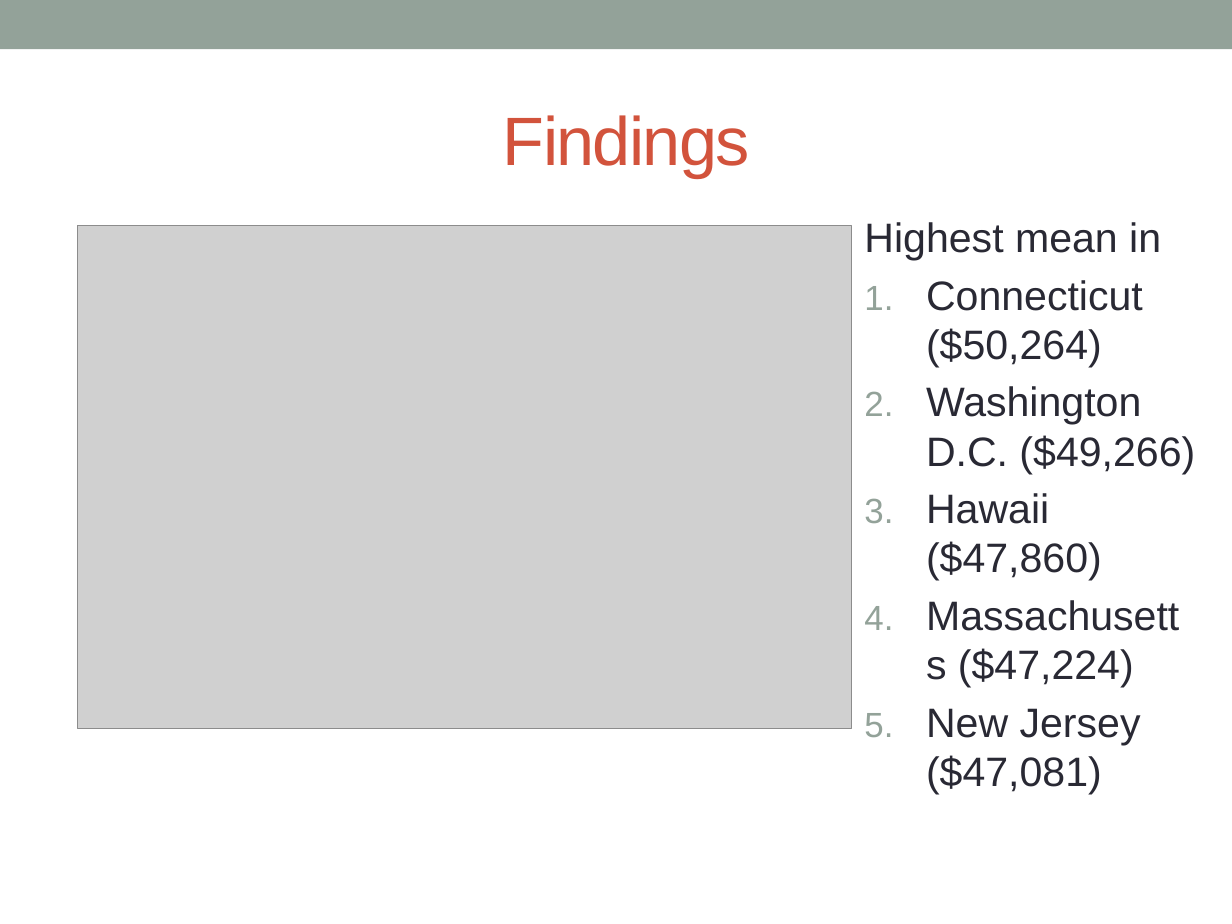
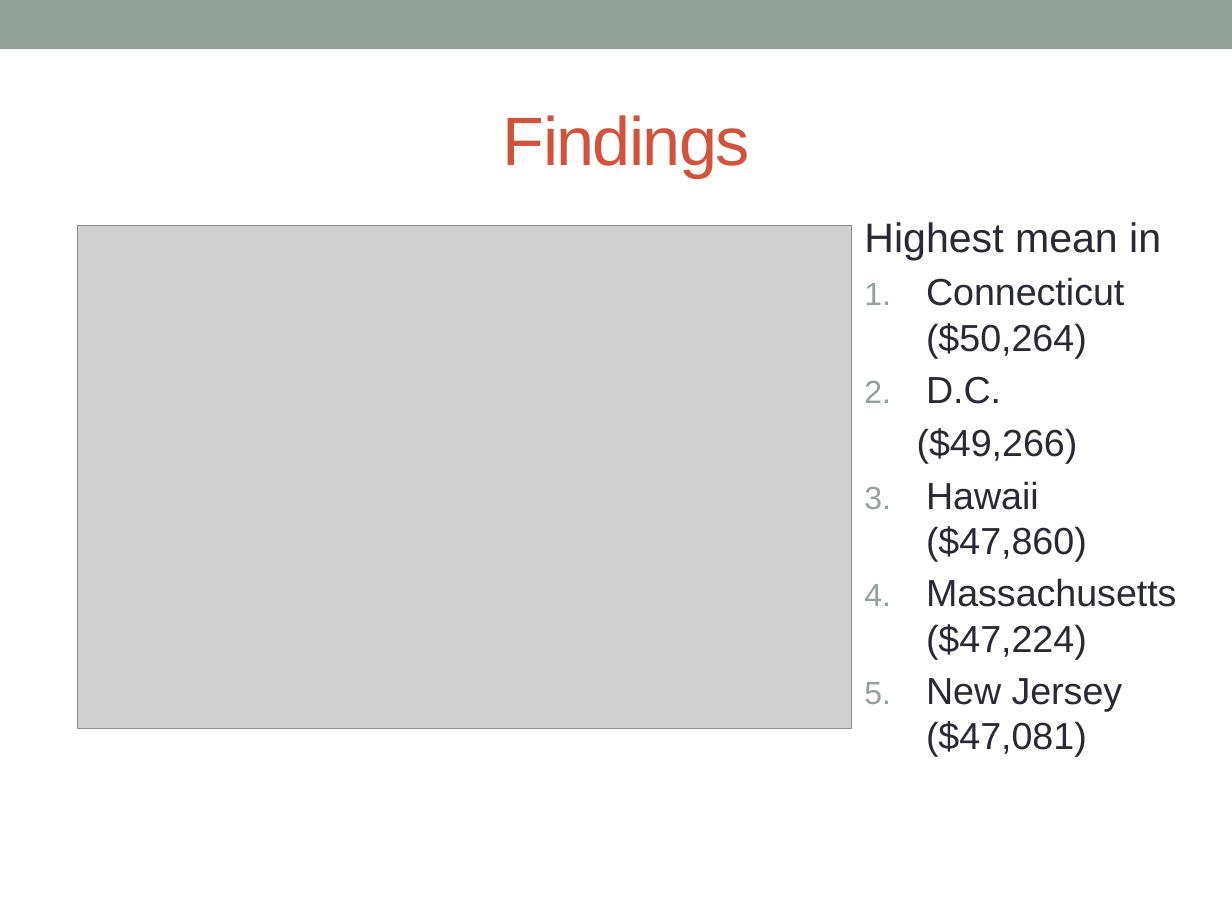
Before and after one commit to andy-olstad/599-POGS, a slide deck: slide 7 of Project 1 Powerpoint Jasmine Edit.pptx. Drawn at 1232x924 pixels with LibreOffice and Linux fonts; fonts in the diff are those of the drawing; grey boxes stand for pictures. Boxes give left, top, right and bottom in pixels: in the first picture for what was removed or moved away, otherwise in the second. Text is boxed around its words. In the diff, an @@ line names an element or a change of style, - is before the commit and + after.

```diff
--- a/Project 1 Powerpoint Jasmine Edit.pptx
+++ b/Project 1 Powerpoint Jasmine Edit.pptx
@@ text at [926, 277, 1177, 757]: size 24 to 22 pt in "Connecticut ($50,264)", "Hawaii ($47,860)", "Massachusetts ($47,224)", "New Jersey ($47,081)" @@
@@ text at [917, 376, 1078, 463]: text changed; size 24 to 22 pt @@
-2. Washington D.C. ($49,266)
+2. D.C.
+($49,266)
```
Also in this commit, not shown: 7 other slides changed, 1 slide removed.
